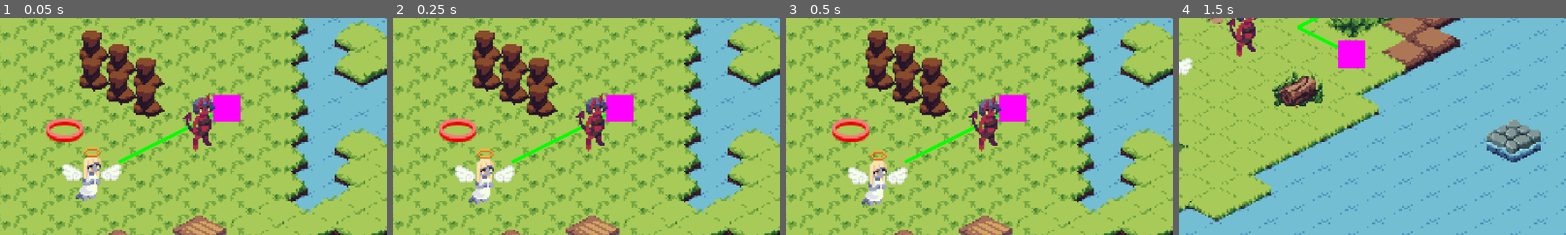
Above: before the commit, frames 1-4 (left to right).
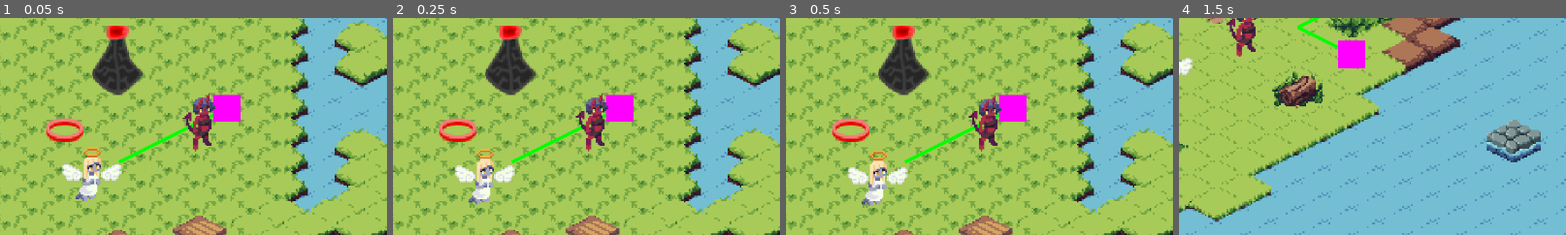
Above: after the commit, the same moments.

Repository: amdevcic/mashup-jam
Game: Godot game, scene res://Scenes/game.tscn
Same seed, same stepped clock (60 frames per second), same inputs: the game is played once before the commit and once after it.
Inputs:
- Up to frame 1 (0.05 s): no input
- Up to frame 2 (0.25 s): no input
- Up to frame 3 (0.5 s): no input
- Up to frame 4 (1.5 s): click "Next level" at 0.5 s; click "Next level" at 1.25 s
The pictures show only the part of the screen within x 42-92%, y 22-72%; the shares and areas given below are measured in that part.

The runs differ from the first frame. In frame 1, 5.2% of the frame differs, in the area x 20-43%, y 3-47%; in frame 2, 5.2%; in frame 3, 5.2%; in frame 4, nothing differs.

Commit message:
add movement logic for tower for angel and demon

Diff:
--- a/Resources/tileset.tres
+++ b/Resources/tileset.tres
@@ -1,12 +1,14 @@
-[gd_resource type="TileSet" load_steps=12 format=3 uid="uid://6pcns1kuwn4e"]
+[gd_resource type="TileSet" load_steps=13 format=3 uid="uid://6pcns1kuwn4e"]
 
 [ext_resource type="Texture2D" uid="uid://4gxdewt0me87" path="res://Assets/Sprites/spritesheet.png" id="1_0qbog"]
 [ext_resource type="PackedScene" uid="uid://cmr6wlmwwsujx" path="res://Scenes/fire.tscn" id="2_bvv5t"]
 [ext_resource type="PackedScene" uid="uid://d0trelolrdfwk" path="res://Scenes/plank.tscn" id="2_nx6xs"]
+[ext_resource type="PackedScene" uid="uid://4tuqy4rwm1k3" path="res://Scenes/tower.tscn" id="3_lv66e"]
 
 [sub_resource type="TileSetScenesCollectionSource" id="TileSetScenesCollectionSource_a1m5x"]
 scenes/0/scene = ExtResource("2_nx6xs")
 scenes/1/scene = ExtResource("2_bvv5t")
+scenes/2/scene = ExtResource("3_lv66e")
 
 [sub_resource type="NavigationPolygon" id="NavigationPolygon_xlfjv"]
 vertices = PackedVector2Array(16, 0, 0, 8, -16, 0, 0, -8)
--- a/Scenes/level.tscn
+++ b/Scenes/level.tscn
@@ -20,7 +20,7 @@
 
 [node name="Obstacles" type="TileMapLayer" parent="."]
 y_sort_enabled = true
-tile_map_data = PackedByteArray("AAAHACEAAQADAAUAAAAHACAAAQADAAUAAAAHAB8AAQADAAUAAAAIAB8AAQADAAUAAAAIACAAAQADAAUAAAAIAB4AAQADAAUAAAD//yYAAAAAAAAAAQD//ycAAAAAAAAAAQA=")
+tile_map_data = PackedByteArray("AAD//yYAAAAAAAAAAQD//ycAAAAAAAAAAQAHACAAAAAAAAAAAgA=")
 tile_set = ExtResource("2_q0b0g")
 
 [node name="Moveable" type="TileMapLayer" parent="."]
--- /dev/null
+++ b/Scenes/tower.tscn
@@ -0,0 +1,13 @@
+[gd_scene load_steps=3 format=3 uid="uid://4tuqy4rwm1k3"]
+
+[ext_resource type="Script" path="res://Scripts/tower.gd" id="1_h86gd"]
+[ext_resource type="Texture2D" uid="uid://bbcn6otllcuot" path="res://Assets/Sprites/tower.png" id="2_5v3dw"]
+
+[node name="Tower" type="Node2D"]
+script = ExtResource("1_h86gd")
+
+[node name="TowerSprite" type="Sprite2D" parent="."]
+position = Vector2(0, -16)
+texture = ExtResource("2_5v3dw")
+
+[node name="BubbleSprite" type="AnimatedSprite2D" parent="."]
--- a/Scripts/fire.gd
+++ b/Scripts/fire.gd
@@ -13,7 +13,6 @@
 	ground = get_tree().get_nodes_in_group('connections')[1] #should work
 	demon = parentNode.find_child("Demon")
 	soul = parentNode.find_child("Soul")
-	print(parentNode, ground, demon, soul)
 
 	posOnTiles = ground.local_to_map(global_position)
 
--- a/Scripts/level.gd
+++ b/Scripts/level.gd
@@ -16,6 +16,8 @@
 @onready var astarGrid = AStarGrid2D.new()
 @onready var astarGridAngel = AStarGrid2D.new()
 @onready var ground: TileMapLayer = $"Ground"
+@onready var obstacles: TileMapLayer = $Obstacles
+
 var layers: Array[TileMapLayer]
 
 
@@ -42,6 +44,7 @@
 	astarGridAngel.update()
 
 	updateDemonAstar()
+	updateAngelAstar()
 
 	var plankCarryNode = get_tree().get_nodes_in_group('connections')[0] #should work
 	plankCarryNode.plankMoved.connect(_on_plank_move)
@@ -103,6 +106,7 @@
 func updateDemonAstar():
 	var tileData: TileData
 	var atlasCoords: Vector2i #for scene tiles
+	var altTileData: int
 
 	for c in get_children(): #list of tilemaplayers
 		if c is TileMapLayer:
@@ -113,15 +117,38 @@
 			for layer in layers:
 				tileData = layer.get_cell_tile_data(Vector2i(x, y))
 				atlasCoords = layer.get_cell_atlas_coords(Vector2i(x, y))
+				altTileData = obstacles.get_cell_alternative_tile(Vector2i(x, y))
 
 				if tileData != null and (layer as TileMapLayer).get_navigation_map():
 					if tileData.get_navigation_polygon(0) == null:
 						astarGrid.set_point_solid(Vector2i(x, y))
 
-				if layer.name == "Moveable" and atlasCoords == Vector2i(0, 0): #check for plank
+				if layer.name == "Moveable" and altTileData == 0: #check for plank
 					astarGrid.set_point_solid(Vector2i(x, y), false)
+				if layer.name == "Obstacles" and altTileData == 2: #check for tower
+					astarGrid.set_point_solid(Vector2i(x, y))
 
 	astarGrid.update()
 
+
+func updateAngelAstar():
+	var tileData: TileData
+	var altTileData: int #ID in scenes tileset
+
+	for x in range(astarGridAngel.region.position[0], astarGridAngel.region.end[0]): #iterate through each tile of ground
+		for y in range(astarGridAngel.region.position[1], astarGridAngel.region.end[1]):
+			altTileData = obstacles.get_cell_alternative_tile(Vector2i(x, y))
+
+			if altTileData == 2: #check for tower, might cause bugs in future?
+				print("tower found")
+				for i in range(x-2, x+3):
+					for j in range(y-2, y+3):
+						if not(i == x-2 and j == y-2) and not(i == x+2 and j == y+2) and not(i == x-2 and j == y+2) and not(i == x+2 and j == y-2): #5x5 except corners
+							astarGridAngel.set_point_solid(Vector2i(i, j))
+
+	astarGridAngel.update()
+
+
+
 func _on_plank_move():
 	updateDemonAstar()
--- a/Scripts/plank_carry_manager.gd
+++ b/Scripts/plank_carry_manager.gd
@@ -38,7 +38,7 @@
 		var angelPos = groundLayer.local_to_map(angel.global_position)
 		if !isHolding:
 			if planksLayer.get_cell_atlas_coords(angelPos) == Vector2i(0, 0): #plank on that tile
-				planksLayer.set_cell(angelPos, 1, Vector2i(9, 7))
+				planksLayer.erase_cell(angelPos)
 				plank.visible = true
 				isHolding = true
 				pass
--- /dev/null
+++ b/Scripts/tower.gd
@@ -0,0 +1,27 @@
+extends Node2D
+
+@onready var parentNode = get_node("../../..") #should be "Game"
+
+var ground: TileMapLayer
+
+var demon
+var angel
+var posOnTiles
+
+signal towerPresent
+signal towerDestroyed
+
+
+func _ready() -> void:
+	ground = get_tree().get_nodes_in_group('connections')[1] #should work
+	demon = parentNode.find_child("Demon")
+	angel = parentNode.find_child("Angel")
+
+	posOnTiles = ground.local_to_map(global_position)
+
+
+
+
+func _input(event):
+	if event is InputEventKey and event.keycode == KEY_E and event.pressed: #if demon next to, play little anim and destroy
+		pass
Binary file added: Assets/Sprites/tower.png
Not shown, added: Assets/Sprites/tower.png.import
